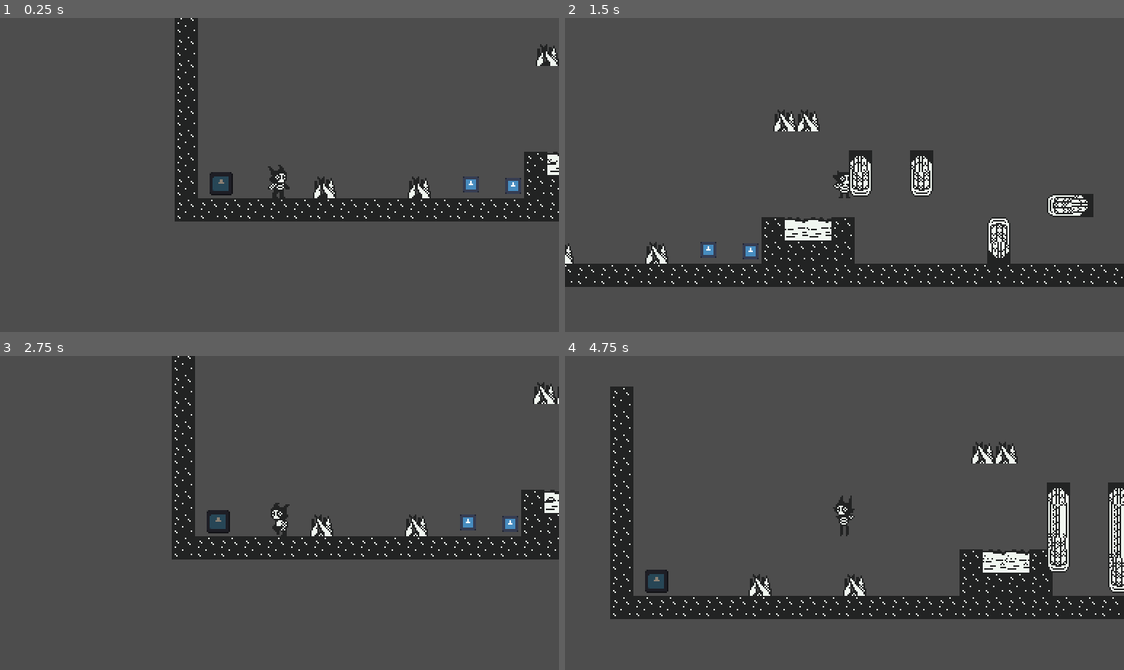
Above: before the commit, frames 1-4 (two rows, left to right).
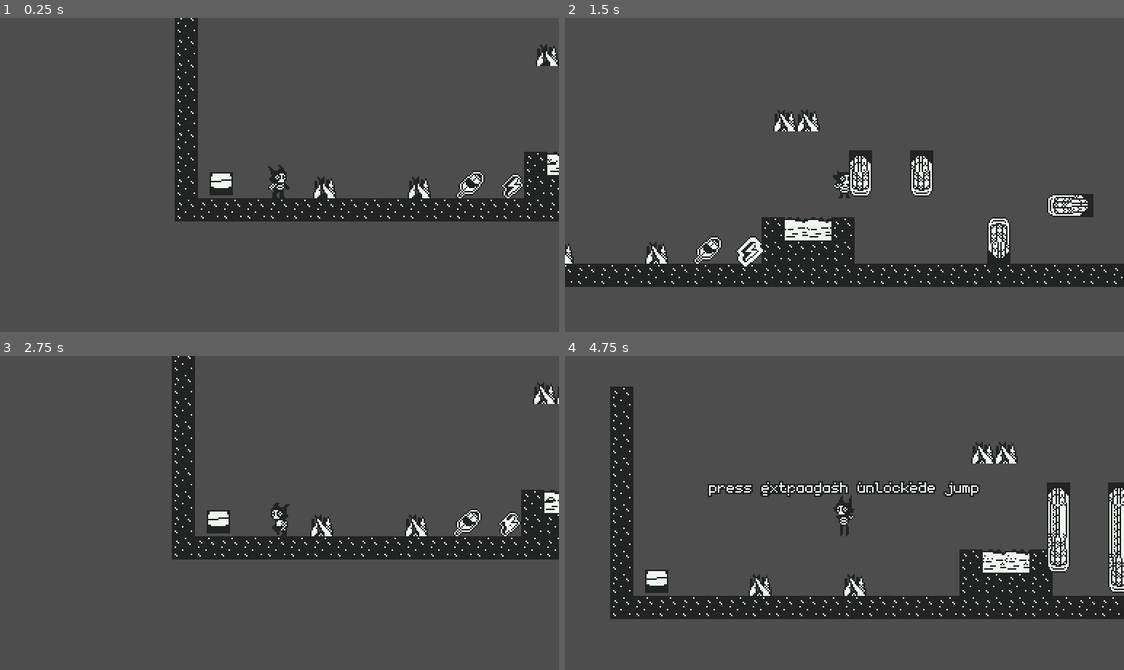
Above: after the commit, the same moments.

Repository: SpeedOfSmell/cryptid-caper
Game: Godot game, scene res://assets/game/game_screen/interactables/interactable_sandbox.tscn
The game is run twice, just before and just after one commit, with the same random seed, the same clock (stepped at 60 frames per second) and the same inputs. This scene is started directly instead of the project's main scene. The engine's default icon, where the game draws it, is replaced by a stand-in: a white triangle on a blue panel in a dark square.
Inputs (mouse positions are in pixels of both pictures, inside the frame that each line leads up to):
- Up to frame 1 (0.25 s): no input
- Up to frame 2 (1.5 s): tap Enter at 0.5 s; move the mouse to (967, 159) at 0.52 s; hold D (walk_right) from 0.53 s (still down); tap Shift (dash) at 0.6 s; tap Space (jump) at 0.77, 0.8, 1.07, 1.35 s; move the mouse to (732, 190) at 1.27 s
- Up to frame 3 (2.75 s): tap Space (jump) at 1.52, 1.82, 2.3 s; tap Shift (dash) at 1.55, 2.1 s; move the mouse to (335, 443) at 2.02 s; release D (walk_right) at 2.03 s; hold A (walk_left) from 2.03 s (still down)
- Up to frame 4 (4.75 s): move the mouse to (816, 575) at 2.77 s; release A (walk_left) at 2.78 s; hold D (walk_right) 2.78-4.28 s; tap S (duck) at 2.85 s; tap Space (jump) at 3.02, 3.32, 3.77, 3.8, 4.07, 4.35, 4.52 s; tap Shift (dash) at 3.05, 3.6, 4.55 s; move the mouse to (1012, 560) at 3.52 s; move the mouse to (676, 465) at 4.27 s; hold A (walk_left) from 4.28 s (still down)

The runs differ from the first frame. In frame 1, 0.7% of the frame differs, in the area x 37-94%, y 48-58%; in frame 2, 0.6%; in frame 3, 0.7%; in frame 4, 1.7%, in the area x 14-75%, y 39-76%.

Commit message:
added positional audio, popups and dart shooter sprite

Diff:
--- a/assets/audio/sfx/Obstacles/RockImpact.tres
+++ b/assets/audio/sfx/Obstacles/RockImpact.tres
@@ -1,12 +1,14 @@
 [gd_resource type="Resource" script_class="SfxEvent" format=3 uid="uid://bet22tetpk8fq"]
 
 [ext_resource type="Script" uid="uid://bs2frmocmdsle" path="res://assets/global/sfx_event.gd" id="1_x15ma"]
-[ext_resource type="AudioStream" uid="uid://cv26xjbks3gw4" path="res://assets/audio/sfx/Obstacles/SFX_Obstacle_RockThrow_1.wav" id="2_x15ma"]
-[ext_resource type="AudioStream" uid="uid://dgqmjnnhab3wt" path="res://assets/audio/sfx/Obstacles/SFX_Obstacle_RockThrow_2.wav" id="3_mxt4q"]
-[ext_resource type="AudioStream" uid="uid://cwrk4s3jb3xj3" path="res://assets/audio/sfx/Obstacles/SFX_Obstacle_RockThrow_3.wav" id="4_xrfuw"]
+[ext_resource type="AudioStream" uid="uid://dv1gi7vcvr3ef" path="res://assets/audio/sfx/Obstacles/SFX_Obstacle_RockImpact_1.wav" id="2_5slbp"]
+[ext_resource type="AudioStream" uid="uid://c45m7gj1rkvfl" path="res://assets/audio/sfx/Obstacles/SFX_Obstacle_RockImpact_2.wav" id="3_belgj"]
+[ext_resource type="AudioStream" uid="uid://bcpa636xmx1l2" path="res://assets/audio/sfx/Obstacles/SFX_Obstacle_RockImpact_3.wav" id="4_tpi4c"]
+[ext_resource type="AudioStream" uid="uid://c18meca31jqeu" path="res://assets/audio/sfx/Obstacles/SFX_Obstacle_RockImpact_4.wav" id="5_cxgt5"]
 
 [resource]
 script = ExtResource("1_x15ma")
-streams = Array[AudioStream]([ExtResource("2_x15ma"), ExtResource("3_mxt4q"), ExtResource("4_xrfuw")])
+streams = Array[AudioStream]([ExtResource("2_5slbp"), ExtResource("3_belgj"), ExtResource("4_tpi4c"), ExtResource("5_cxgt5")])
+volume_db = 6.0
 pitch_min = 0.95
 metadata/_custom_type_script = "uid://bs2frmocmdsle"
--- a/assets/audio/sfx/Obstacles/RockThrow.tres
+++ b/assets/audio/sfx/Obstacles/RockThrow.tres
@@ -1,14 +1,14 @@
 [gd_resource type="Resource" script_class="SfxEvent" format=3 uid="uid://chj8brwoq2t44"]
 
 [ext_resource type="Script" uid="uid://bs2frmocmdsle" path="res://assets/global/sfx_event.gd" id="1_ydouk"]
-[ext_resource type="AudioStream" uid="uid://dv1gi7vcvr3ef" path="res://assets/audio/sfx/Obstacles/SFX_Obstacle_RockImpact_1.wav" id="2_5slbp"]
-[ext_resource type="AudioStream" uid="uid://c45m7gj1rkvfl" path="res://assets/audio/sfx/Obstacles/SFX_Obstacle_RockImpact_2.wav" id="3_belgj"]
-[ext_resource type="AudioStream" uid="uid://bcpa636xmx1l2" path="res://assets/audio/sfx/Obstacles/SFX_Obstacle_RockImpact_3.wav" id="4_tpi4c"]
-[ext_resource type="AudioStream" uid="uid://c18meca31jqeu" path="res://assets/audio/sfx/Obstacles/SFX_Obstacle_RockImpact_4.wav" id="5_cxgt5"]
+[ext_resource type="AudioStream" uid="uid://cv26xjbks3gw4" path="res://assets/audio/sfx/Obstacles/SFX_Obstacle_RockThrow_1.wav" id="2_x15ma"]
+[ext_resource type="AudioStream" uid="uid://dgqmjnnhab3wt" path="res://assets/audio/sfx/Obstacles/SFX_Obstacle_RockThrow_2.wav" id="3_mxt4q"]
+[ext_resource type="AudioStream" uid="uid://cwrk4s3jb3xj3" path="res://assets/audio/sfx/Obstacles/SFX_Obstacle_RockThrow_3.wav" id="4_xrfuw"]
 
 [resource]
 script = ExtResource("1_ydouk")
-streams = Array[AudioStream]([ExtResource("2_5slbp"), ExtResource("3_belgj"), ExtResource("4_tpi4c"), ExtResource("5_cxgt5")])
+streams = Array[AudioStream]([ExtResource("2_x15ma"), ExtResource("3_mxt4q"), ExtResource("4_xrfuw")])
+volume_db = 6.0
 pitch_min = 0.96
 pitch_max = 1.02
 metadata/_custom_type_script = "uid://bs2frmocmdsle"
--- a/assets/game/game_screen/chunks/chunk_types/left_chunk/left_chunk_a.tres
+++ b/assets/game/game_screen/chunks/chunk_types/left_chunk/left_chunk_a.tres
@@ -5,6 +5,5 @@
 
 [resource]
 script = ExtResource("1_h2kar")
-difficulty = 1
 chunk_scene = ExtResource("1_ty2m6")
 metadata/_custom_type_script = "uid://wpcxsk870y80"
--- a/assets/game/game_screen/chunks/chunk_types/up_chunk/up_chunk_a.tres
+++ b/assets/game/game_screen/chunks/chunk_types/up_chunk/up_chunk_a.tres
@@ -5,6 +5,5 @@
 
 [resource]
 script = ExtResource("1_emx3c")
-difficulty = 1
 chunk_scene = ExtResource("1_301h7")
 metadata/_custom_type_script = "uid://wpcxsk870y80"
--- a/assets/game/game_screen/interactables/interactable.gd
+++ b/assets/game/game_screen/interactables/interactable.gd
@@ -26,7 +26,7 @@
 	if player == null or _used or Engine.get_physics_frames() < _armed_at_physics_frame:
 		return
 	_used = one_shot
-	AudioManager.play_sfx(sfx)
+	AudioManager.play_sfx_at(sfx, global_position)
 	_on_player_touched(player)
 	triggered.emit(player)
 	if one_shot:
--- a/assets/game/game_screen/interactables/interactable_sandbox.tscn
+++ b/assets/game/game_screen/interactables/interactable_sandbox.tscn
@@ -3,7 +3,8 @@
 [ext_resource type="Script" uid="uid://c6sbc782wq2lw" path="res://assets/game/game_screen/interactables/interactable_sandbox.gd" id="1_sandbox"]
 [ext_resource type="TileSet" uid="uid://dywhdftlbg8wv" path="res://assets/game/game_screen/chunks/room_tileset.tres" id="2_tiles"]
 [ext_resource type="PackedScene" uid="uid://b1jbsp8xj45we" path="res://assets/game/game_screen/player/player.tscn" id="3_player"]
-[ext_resource type="PackedScene" uid="uid://d0mhcb0l0g6sy" path="res://assets/game/game_screen/interactables/relic/relic.tscn" id="4_relic"]
+[ext_resource type="PackedScene" uid="uid://cy0peewlsl5h4" path="res://assets/game/game_screen/interactables/relic/dash_relic/dash_relic.tscn" id="4_dash_relic"]
+[ext_resource type="PackedScene" uid="uid://ocx3e2tqxikw" path="res://assets/game/game_screen/interactables/relic/double_jump_relic/double_jump_relic.tscn" id="4_jump_relic"]
 [ext_resource type="PackedScene" uid="uid://e4vourxxnuy1" path="res://assets/game/game_screen/interactables/obstacle/spike/spike.tscn" id="5_spike"]
 [ext_resource type="PackedScene" uid="uid://dwjbiqvl2voqc" path="res://assets/game/game_screen/interactables/obstacle/traps/piston/piston_trap.tscn" id="6_piston"]
 [ext_resource type="PackedScene" uid="uid://dxui1ugt02bf7" path="res://assets/game/game_screen/interactables/obstacle/traps/boulder/boulder_dropper.tscn" id="7_boulder"]
@@ -20,12 +21,11 @@
 [node name="Player" parent="." unique_id=405111128 instance=ExtResource("3_player")]
 position = Vector2(8, 16)
 
-[node name="JumpRelic" parent="." unique_id=1777570291 instance=ExtResource("4_relic")]
+[node name="JumpRelic" parent="." unique_id=1777570291 instance=ExtResource("4_jump_relic")]
 position = Vector2(139, 7)
 
-[node name="DashRelic" parent="." unique_id=871176782 instance=ExtResource("4_relic")]
+[node name="DashRelic" parent="." unique_id=871176782 instance=ExtResource("4_dash_relic")]
 position = Vector2(168, 8)
-upgrade_type = 3
 
 [node name="Spike" parent="." unique_id=998460766 instance=ExtResource("5_spike")]
 position = Vector2(192, -83)
--- a/assets/game/game_screen/interactables/obstacle/lava/lava.tscn
+++ b/assets/game/game_screen/interactables/obstacle/lava/lava.tscn
@@ -2,6 +2,7 @@
 
 [ext_resource type="Script" uid="uid://heoyfeygh4e8" path="res://assets/game/game_screen/interactables/obstacle/obstacle.gd" id="1_6yjb6"]
 [ext_resource type="Texture2D" uid="uid://ex2670k6ic27" path="res://assets/game/game_screen/interactables/obstacle/lava/Lava.png" id="1_vfcfx"]
+[ext_resource type="AudioStream" uid="uid://boxie6n1c4nsm" path="res://assets/audio/sfx/Obstacles/SFX_Obstacle_Lava.wav" id="2_bubble"]
 
 [sub_resource type="AtlasTexture" id="AtlasTexture_6yjb6"]
 atlas = ExtResource("1_vfcfx")
@@ -67,3 +68,9 @@
 [node name="CollisionShape2D" type="CollisionShape2D" parent="." unique_id=124661137]
 position = Vector2(0, 1)
 shape = SubResource("RectangleShape2D_1lvrn")
+
+[node name="Bubbling" type="AudioStreamPlayer2D" parent="." unique_id=1039795405]
+stream = ExtResource("2_bubble")
+autoplay = true
+max_distance = 480.0
+bus = &"SFX"
--- a/assets/game/game_screen/interactables/obstacle/spike/spike.tscn
+++ b/assets/game/game_screen/interactables/obstacle/spike/spike.tscn
@@ -2,6 +2,7 @@
 
 [ext_resource type="Script" uid="uid://heoyfeygh4e8" path="res://assets/game/game_screen/interactables/obstacle/obstacle.gd" id="1_0eiru"]
 [ext_resource type="Texture2D" uid="uid://c3yjd7hrf4c44" path="res://assets/game/game_screen/interactables/obstacle/spike/Spike_shine.png" id="2_0eiru"]
+[ext_resource type="Resource" uid="uid://bsq0fmwnec2yu" path="res://assets/audio/sfx/Obstacles/SpikeStab.tres" id="3_stab"]
 
 [sub_resource type="AtlasTexture" id="AtlasTexture_42jq7"]
 atlas = ExtResource("2_0eiru")
@@ -58,6 +59,7 @@
 
 [node name="Spike" type="Area2D" unique_id=205696468]
 script = ExtResource("1_0eiru")
+sfx = ExtResource("3_stab")
 
 [node name="AnimatedSprite2D" type="AnimatedSprite2D" parent="." unique_id=297725256]
 sprite_frames = SubResource("SpriteFrames_1lvrn")
--- a/assets/game/game_screen/interactables/obstacle/traps/boulder/boulder_dropper.gd
+++ b/assets/game/game_screen/interactables/obstacle/traps/boulder/boulder_dropper.gd
@@ -1,27 +1,9 @@
 class_name BoulderDropper
 extends ObstacleSpawner
-
-const OPEN_ANIMATION := &"open"
+# the sprite opening and closing when it fires comes from ObstacleSpawner
 
 @export var roll_direction: int = 1
-@export var stay_open_time := 0.3
-@export var hatch: AnimatedSprite2D
 @export var block: StaticBody2D
-
-var _shut: Tween
-
-func _telegraph() -> void:
-	if _shut:
-		_shut.kill()
-	hatch.play(OPEN_ANIMATION)
-
-func _fire() -> void:
-	super()
-	if _shut:
-		_shut.kill()
-	_shut = create_tween()
-	_shut.tween_interval(stay_open_time)
-	_shut.tween_callback(hatch.play_backwards.bind(OPEN_ANIMATION))
 
 func _launch(obstacle: Node2D) -> void:
 	var boulder := obstacle as Boulder
--- a/assets/game/game_screen/interactables/obstacle/traps/boulder/boulder_dropper.tscn
+++ b/assets/game/game_screen/interactables/obstacle/traps/boulder/boulder_dropper.tscn
@@ -29,17 +29,23 @@
 "duration": 1.0,
 "texture": SubResource("AtlasTexture_opening")
 }, {
+"duration": 4.0,
+"texture": SubResource("AtlasTexture_open")
+}, {
 "duration": 1.0,
-"texture": SubResource("AtlasTexture_open")
+"texture": SubResource("AtlasTexture_opening")
+}, {
+"duration": 1.0,
+"texture": SubResource("AtlasTexture_closed")
 }],
 "loop": false,
 "name": &"open",
 "speed": 10.0
 }]
 
-[node name="BoulderDropper" type="Node2D" unique_id=1020526506 node_paths=PackedStringArray("hatch", "block", "spawn_point")]
+[node name="BoulderDropper" type="Node2D" unique_id=1020526506 node_paths=PackedStringArray("sprite", "block", "spawn_point")]
 script = ExtResource("1_spawner")
-hatch = NodePath("Block/AnimatedSprite2D")
+sprite = NodePath("Block/AnimatedSprite2D")
 block = NodePath("Block")
 obstacle_scene = ExtResource("2_boulder")
 max_alive = 3
--- a/assets/game/game_screen/interactables/obstacle/traps/dart/dart_trap.tscn
+++ b/assets/game/game_screen/interactables/obstacle/traps/dart/dart_trap.tscn
@@ -3,15 +3,51 @@
 [ext_resource type="Script" uid="uid://djilk5qk3dk6y" path="res://assets/game/game_screen/interactables/obstacle/traps/obstacle_spawner.gd" id="1_spawner"]
 [ext_resource type="PackedScene" uid="uid://cp3620yvroyxg" path="res://assets/game/game_screen/interactables/obstacle/traps/dart/dart.tscn" id="2_dart"]
 [ext_resource type="Resource" uid="uid://bu6hvdg3ymq0l" path="res://assets/audio/sfx/Obstacles/Dart.tres" id="3_sfx"]
-[ext_resource type="Texture2D" uid="uid://bqw1cdlob2j02" path="res://icon.svg" id="4_icon"]
+[ext_resource type="Texture2D" uid="uid://b6br6hp0kkd0e" path="res://assets/game/game_screen/interactables/obstacle/traps/boulder/Boulder_open.png" id="4_hatch"]
 
 [sub_resource type="RectangleShape2D" id="RectangleShape2D_block"]
 size = Vector2(16, 16)
 
-[node name="DartTrap" type="Node2D" unique_id=1945229119 node_paths=PackedStringArray("spawn_point")]
+[sub_resource type="AtlasTexture" id="AtlasTexture_closed"]
+atlas = ExtResource("4_hatch")
+region = Rect2(0, 0, 16, 16)
+
+[sub_resource type="AtlasTexture" id="AtlasTexture_opening"]
+atlas = ExtResource("4_hatch")
+region = Rect2(16, 0, 16, 16)
+
+[sub_resource type="AtlasTexture" id="AtlasTexture_open"]
+atlas = ExtResource("4_hatch")
+region = Rect2(0, 16, 16, 16)
+
+[sub_resource type="SpriteFrames" id="SpriteFrames_hatch"]
+animations = [{
+"frames": [{
+"duration": 1.0,
+"texture": SubResource("AtlasTexture_closed")
+}, {
+"duration": 1.0,
+"texture": SubResource("AtlasTexture_opening")
+}, {
+"duration": 4.0,
+"texture": SubResource("AtlasTexture_open")
+}, {
+"duration": 1.0,
+"texture": SubResource("AtlasTexture_opening")
+}, {
+"duration": 1.0,
+"texture": SubResource("AtlasTexture_closed")
+}],
+"loop": false,
+"name": &"open",
+"speed": 10.0
+}]
+
+[node name="DartTrap" type="Node2D" unique_id=1945229119 node_paths=PackedStringArray("spawn_point", "sprite")]
 script = ExtResource("1_spawner")
 obstacle_scene = ExtResource("2_dart")
 spawn_point = NodePath("SpawnPoint")
+sprite = NodePath("Block/AnimatedSprite2D")
 interval = 1.5
 fire_sfx = ExtResource("3_sfx")
 
@@ -20,10 +56,10 @@
 [node name="CollisionShape2D" type="CollisionShape2D" parent="Block" unique_id=173938244]
 shape = SubResource("RectangleShape2D_block")
 
-[node name="Sprite2D" type="Sprite2D" parent="Block" unique_id=1115426410]
-modulate = Color(0.55, 0.5, 0.45, 1)
-scale = Vector2(0.125, 0.125)
-texture = ExtResource("4_icon")
+[node name="AnimatedSprite2D" type="AnimatedSprite2D" parent="Block" unique_id=1115426410]
+rotation = 3.1415927
+sprite_frames = SubResource("SpriteFrames_hatch")
+animation = &"open"
 
 [node name="SpawnPoint" type="Marker2D" parent="." unique_id=1696172261]
 position = Vector2(0, -13)
--- a/assets/game/game_screen/interactables/obstacle/traps/obstacle_spawner.gd
+++ b/assets/game/game_screen/interactables/obstacle/traps/obstacle_spawner.gd
@@ -1,12 +1,22 @@
 class_name ObstacleSpawner
 extends Trap
+
+const OPEN_ANIMATION := &"open"
 
 @export var obstacle_scene: PackedScene #the launched obstacle
 @export var max_alive := 4
 
 @export var spawn_point: Marker2D #where obstacles appear; its rotation (local +x) is the launch direction
 
+@export var sprite: AnimatedSprite2D
+
 var _alive: Array = []
+
+func _telegraph() -> void:
+	if sprite == null:
+		return
+	sprite.stop()
+	sprite.play(OPEN_ANIMATION)
 
 func _fire() -> void:
 	_alive = _alive.filter(func(node) -> bool: return is_instance_valid(node)) #convenient way to easily keep at max projectiles
--- a/assets/game/game_screen/interactables/obstacle/traps/piston/piston_trap.gd
+++ b/assets/game/game_screen/interactables/obstacle/traps/piston/piston_trap.gd
@@ -5,6 +5,8 @@
 @export var extend_time := 0.12
 @export var hold_time := 0.3
 @export var retract_time := 0.6
+@export var hit_sfx: SfxEvent
+@export var retract_sfx: SfxEvent
 
 @export var head: AnimatableBody2D
 # kill block of the head, should be a child of it
@@ -36,7 +38,9 @@
 	_stroke.tween_method(_set_extension, 0.0, reach, extend_time) \
 		.set_trans(Tween.TRANS_QUAD).set_ease(Tween.EASE_IN)
 	_stroke.tween_callback(hurtbox.set_deferred.bind(&"monitoring", false))
+	_stroke.tween_callback(func(): AudioManager.play_sfx_at(hit_sfx, head.global_position))
 	_stroke.tween_interval(hold_time)
+	_stroke.tween_callback(func(): AudioManager.play_sfx_at(retract_sfx, head.global_position))
 	_stroke.tween_method(_set_extension, reach, 0.0, retract_time) \
 		.set_trans(Tween.TRANS_SINE).set_ease(Tween.EASE_IN)
 
--- a/assets/game/game_screen/interactables/obstacle/traps/piston/piston_trap.tscn
+++ b/assets/game/game_screen/interactables/obstacle/traps/piston/piston_trap.tscn
@@ -5,6 +5,9 @@
 [ext_resource type="Texture2D" uid="uid://g7rxfi0ibg5s" path="res://assets/game/game_screen/interactables/obstacle/traps/piston/Piston base.png" id="3_base"]
 [ext_resource type="Texture2D" uid="uid://b0i3ey143qqqt" path="res://assets/game/game_screen/interactables/obstacle/traps/piston/Piston middle.png" id="4_middle"]
 [ext_resource type="Texture2D" uid="uid://fg7vx40j3n1t" path="res://assets/game/game_screen/interactables/obstacle/traps/piston/Piston bottom.png" id="5_head"]
+[ext_resource type="Resource" uid="uid://dhqbfed5tvf6y" path="res://assets/audio/sfx/Obstacles/PistonExtend.tres" id="6_extend"]
+[ext_resource type="Resource" uid="uid://hrsl8c4lnd74" path="res://assets/audio/sfx/Obstacles/PistonHit.tres" id="7_hit"]
+[ext_resource type="Resource" uid="uid://b8h14hy0lyc2m" path="res://assets/audio/sfx/Obstacles/PistonRetract.tres" id="8_retract"]
 
 [sub_resource type="RectangleShape2D" id="RectangleShape2D_head"]
 size = Vector2(16, 16)
@@ -17,6 +20,9 @@
 
 [node name="PistonTrap" type="Node2D" unique_id=1099493609 node_paths=PackedStringArray("head", "hurtbox", "middle")]
 script = ExtResource("1_piston")
+hit_sfx = ExtResource("7_hit")
+retract_sfx = ExtResource("8_retract")
+fire_sfx = ExtResource("6_extend")
 head = NodePath("Head")
 hurtbox = NodePath("Head/Hurtbox")
 middle = NodePath("Head/Middle")
--- a/assets/game/game_screen/interactables/obstacle/traps/trap.gd
+++ b/assets/game/game_screen/interactables/obstacle/traps/trap.gd
@@ -33,7 +33,7 @@
 	if _elapsed >= interval:
 		_elapsed -= interval
 		_telegraphed = false
-		AudioManager.play_sfx(fire_sfx)
+		AudioManager.play_sfx_at(fire_sfx, global_position)
 		_fire()
 
 #overrideable
--- /dev/null
+++ b/assets/game/game_screen/interactables/relic/pickup_popup/pickup_popup.gd
@@ -0,0 +1,18 @@
+class_name PickupPopup
+extends Label
+
+@export var rise := 6.0
+@export var fade_time := 0.25
+@export var hold_time := 3.0
+
+func _ready() -> void:
+	var rest := position.y
+	position.y += rise
+	modulate.a = 0.0
+	var tween := create_tween()
+	tween.tween_property(self, "modulate:a", 1.0, fade_time)
+	tween.parallel().tween_property(self, "position:y", rest, fade_time).set_trans(Tween.TRANS_QUAD).set_ease(Tween.EASE_OUT)
+	tween.tween_interval(hold_time)
+	tween.tween_property(self, "modulate:a", 0.0, fade_time)
+	tween.parallel().tween_property(self, "position:y", rest - rise, fade_time).set_trans(Tween.TRANS_QUAD).set_ease(Tween.EASE_IN)
+	tween.tween_callback(queue_free)
--- /dev/null
+++ b/assets/game/game_screen/interactables/relic/pickup_popup/pickup_popup.tscn
@@ -0,0 +1,21 @@
+[gd_scene format=3 uid="uid://crp3q3vxk0x63"]
+
+[ext_resource type="Script" uid="uid://bekt12qd1uka7" path="res://assets/game/game_screen/interactables/relic/pickup_popup/pickup_popup.gd" id="1_popup"]
+[ext_resource type="FontFile" uid="uid://bf12joacxh8gs" path="res://assets/global/ui/monogram.ttf" id="2_font"]
+
+[sub_resource type="LabelSettings" id="LabelSettings_popup"]
+line_spacing = 0.0
+font = ExtResource("2_font")
+font_color = Color(0.9411765, 0.9647059, 0.9411765, 1)
+outline_size = 4
+outline_color = Color(0.13333334, 0.13725491, 0.13725491, 1)
+
+[node name="PickupPopup" type="Label" unique_id=2077774242]
+z_index = 10
+offset_top = -28.0
+offset_bottom = -28.0
+grow_horizontal = 2
+grow_vertical = 0
+label_settings = SubResource("LabelSettings_popup")
+horizontal_alignment = 1
+script = ExtResource("1_popup")
--- a/assets/game/game_screen/interactables/relic/relic.gd
+++ b/assets/game/game_screen/interactables/relic/relic.gd
@@ -1,7 +1,14 @@
 class_name Relic
 extends Interactable
 
+const PICKUP_POPUP := preload("res://assets/game/game_screen/interactables/relic/pickup_popup/pickup_popup.tscn")
+
 @export var upgrade_type: Upgrade.UpgradeType
 
-func _on_player_touched(_player: PlayerController) -> void:
+func _on_player_touched(player: PlayerController) -> void:
 	PlayerManager.set_upgrade_level(upgrade_type, PlayerManager.get_upgrade_level(upgrade_type) + 1)
+	var upgrade := UpgradeDatabase.get_current(upgrade_type)
+	if upgrade and upgrade.description != "":
+		var popup: Label = PICKUP_POPUP.instantiate()
+		popup.text = upgrade.description
+		player.add_child(popup)
--- a/assets/global/audio_manager.gd
+++ b/assets/global/audio_manager.gd
@@ -54,6 +54,20 @@
 	player.pitch_scale = randf_range(event.pitch_min, event.pitch_max)
 	player.play()
 
+func play_sfx_at(event: SfxEvent, position: Vector2) -> void:
+	if event == null or event.streams.is_empty():
+		return
+	var player := AudioStreamPlayer2D.new()
+	player.bus = _BUS_NAMES[Bus.SFX]
+	player.max_distance = 480.0
+	player.position = position
+	player.stream = event.streams.pick_random()
+	player.volume_db = event.volume_db
+	player.pitch_scale = randf_range(event.pitch_min, event.pitch_max)
+	player.finished.connect(player.queue_free)
+	add_child(player)
+	player.play()
+
 func set_bus_volume(bus: Bus, linear: float) -> void:
 	AudioServer.set_bus_volume_linear(AudioServer.get_bus_index(_BUS_NAMES[bus]), clampf(linear, 0.0, 1.0))
 
--- a/assets/global/upgrades/dash_upgrades/dash_0.tres
+++ b/assets/global/upgrades/dash_upgrades/dash_0.tres
@@ -7,4 +7,4 @@
 type = 3
 value = 1.0
 name = "Dash"
-description = "Increases the number of dashes in the air"
+description = "press Shift to dash"
--- a/assets/global/upgrades/dash_upgrades/dash_1.tres
+++ b/assets/global/upgrades/dash_upgrades/dash_1.tres
@@ -8,4 +8,4 @@
 level = 1
 value = 2.0
 name = "Dash"
-description = "Increases the number of dashes in the air"
+description = "extra dash unlocked"
--- a/assets/global/upgrades/jump_upgrades/jump_0.tres
+++ b/assets/global/upgrades/jump_upgrades/jump_0.tres
@@ -6,4 +6,3 @@
 script = ExtResource("1_bso0q")
 value = 1.0
 name = "Jump"
-description = "Increases the number of jumps"
--- a/assets/global/upgrades/jump_upgrades/jump_1.tres
+++ b/assets/global/upgrades/jump_upgrades/jump_1.tres
@@ -7,4 +7,4 @@
 level = 1
 value = 2.0
 name = "Jump"
-description = "Increases the number of jumps"
+description = "press jump again to double jump"
--- a/assets/global/upgrades/speed_upgrades/speed_0.tres
+++ b/assets/global/upgrades/speed_upgrades/speed_0.tres
@@ -7,4 +7,3 @@
 type = 1
 value = 2.0
 name = "Speed"
-description = "Increases movespeed"
--- a/assets/global/upgrades/upgrade.gd
+++ b/assets/global/upgrades/upgrade.gd
@@ -10,5 +10,5 @@
 @export var value: float = 0.0
 
 @export var name: String
-@export var description: String
+@export_multiline var description: String
 @export var sprite: Texture2D
--- a/assets/global/upgrades/upgrade_database.gd
+++ b/assets/global/upgrades/upgrade_database.gd
@@ -16,10 +16,13 @@
 		Upgrade.UpgradeType.DASH: dash_upgrades,
 	}
 
-# the effect magnitude for the player's current level of upgrade
-func get_value(type: Upgrade.UpgradeType) -> float:
+func get_current(type: Upgrade.UpgradeType) -> Upgrade:
 	var level: int = PlayerManager.get_upgrade_level(type)
 	var list: Array = upgrades_dictionary.get(type, [])
 	if level < 0 or level >= list.size():
-		return 0.0
-	return list[level].value
+		return null
+	return list[level]
+
+func get_value(type: Upgrade.UpgradeType) -> float:
+	var upgrade := get_current(type)
+	return upgrade.value if upgrade else 0.0
Not shown, added: assets/game/game_screen/interactables/relic/pickup_popup/pickup_popup.gd.uid
